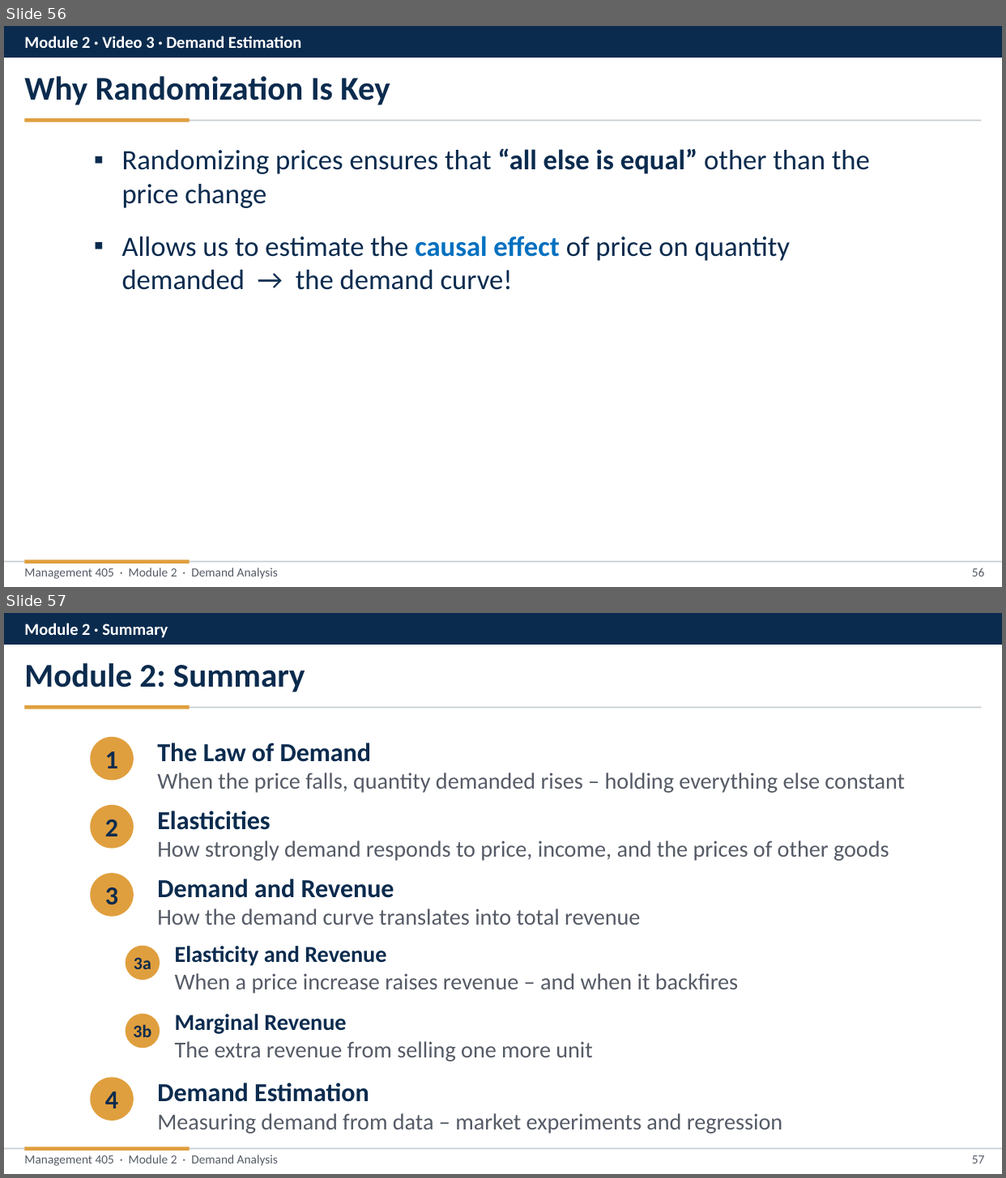
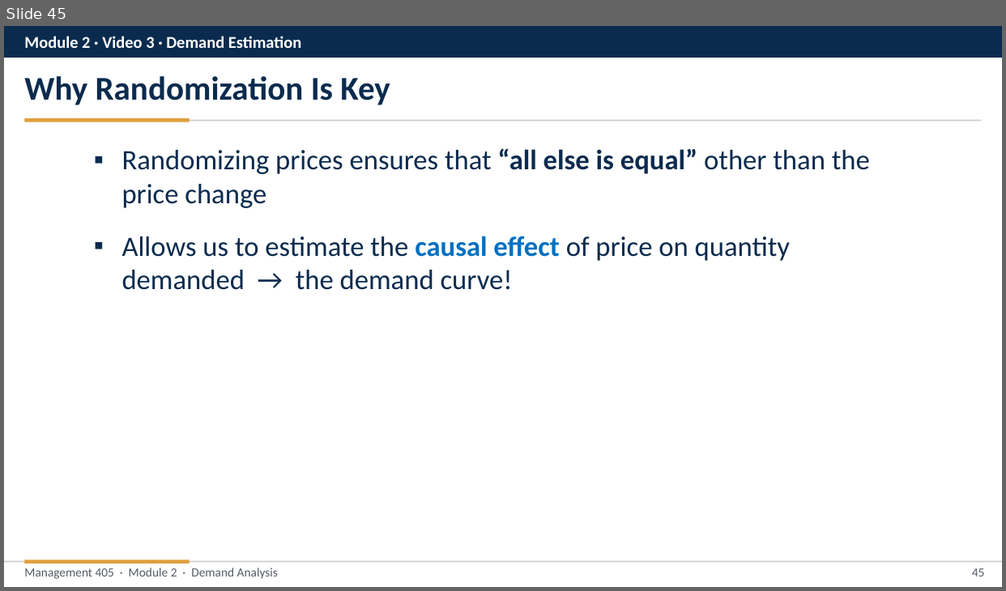
Before and after one commit to nvoigtla/Teaching, a slide deck: 405 Slide Revisions 2026/Module 2/Module 2 - Video Part Revised.pptx. Shown one above the other, each under a label of ours: slides 56 and 57 before the commit, slide 45 after it. The pictures are 1006x1178 and 1006x591 pixels, drawn with LibreOffice and Linux fonts; fonts in the diff are those of the drawing. Boxes give left, top, right and bottom in pixels: in the first picture for what was removed or moved away, otherwise in the second. Text is boxed around its words. In the diff, an @@ line names an element or a change of style, - is before the commit and + after.

```diff
--- a/405 Slide Revisions 2026/Module 2/Module 2 - Video Part Revised.pptx
+++ b/405 Slide Revisions 2026/Module 2/Module 2 - Video Part Revised.pptx
@@ slide 57 removed at (4, 613, 1002, 1174), background #FFFFFF @@
@@ rectangle removed at (4, 613, 1002, 645) @@
@@ text removed at (24, 623, 168, 638) @@
-Module 2 · Summary
@@ text removed at (24, 663, 305, 692) @@
-Module 2: Summary
@@ rectangle removed at (25, 707, 982, 708) @@
@@ rectangle removed at (25, 706, 189, 709) @@
@@ ellipse removed at (90, 737, 134, 781) @@
-1
@@ text removed at (157, 743, 905, 793) @@
-The Law of Demand
-When the price falls, quantity demanded rises – holding everything else constant
@@ ellipse removed at (90, 805, 134, 848) @@
-2
@@ text removed at (157, 811, 889, 861) @@
-Elasticities
-How strongly demand responds to price, income, and the prices of other goods
@@ ellipse removed at (90, 874, 134, 917) @@
-3
@@ text removed at (157, 879, 640, 925) @@
-Demand and Revenue
-How the demand curve translates into total revenue
@@ ellipse removed at (126, 946, 160, 981) @@
-3a
@@ text removed at (175, 946, 738, 994) @@
-Elasticity and Revenue
-When a price increase raises revenue – and when it backfires
@@ ellipse removed at (126, 1014, 160, 1049) @@
-3b
@@ text removed at (175, 1014, 592, 1062) @@
-Marginal Revenue
-The extra revenue from selling one more unit
@@ ellipse removed at (90, 1078, 134, 1122) @@
-4
@@ text removed at (157, 1083, 782, 1134) @@
-Demand Estimation
-Measuring demand from data – market experiments and regression
@@ rectangle removed at (25, 1147, 189, 1151) @@
@@ rectangle removed at (4, 1148, 1002, 1150) @@
@@ text removed at (24, 1155, 278, 1166) @@
-Management 405 · Module 2 · Demand Analysis
@@ page number removed at (972, 1156, 985, 1164) @@
-57
@@ what was slide 56 is now slide 45 @@
@@ page number at (972, 569, 985, 577): text changed @@
-56
+45
```
Also in this commit, not shown: 10 slides changed, 11 other slides removed, 22 other files.
